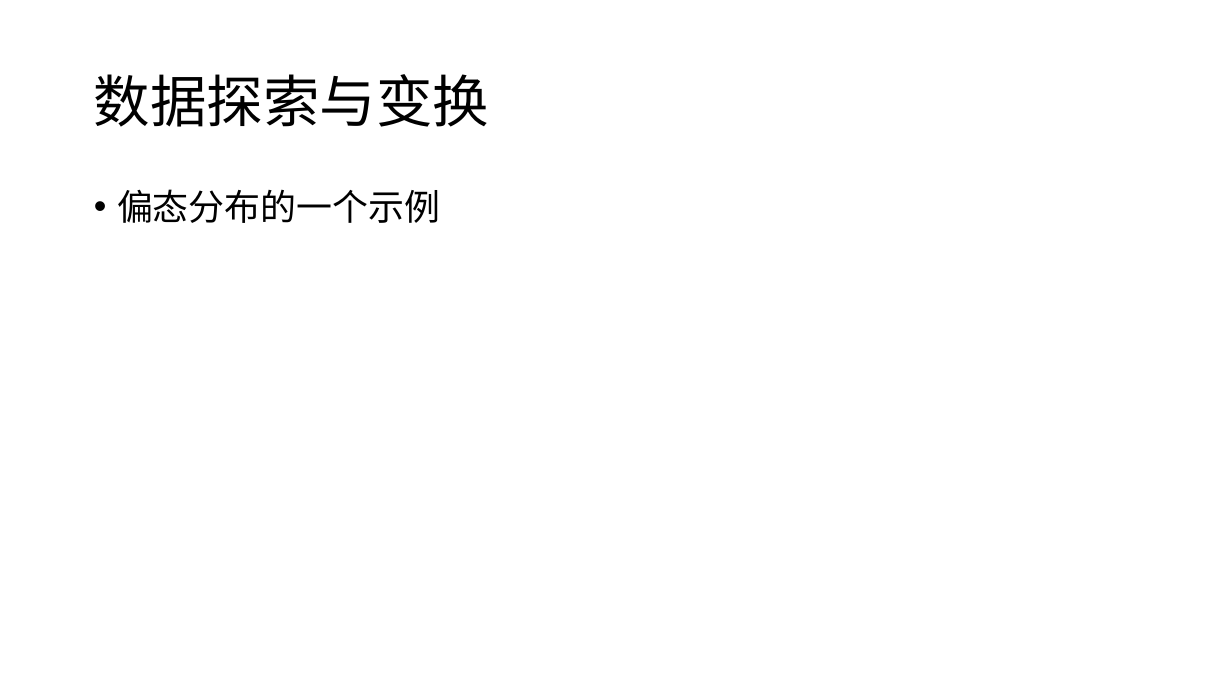
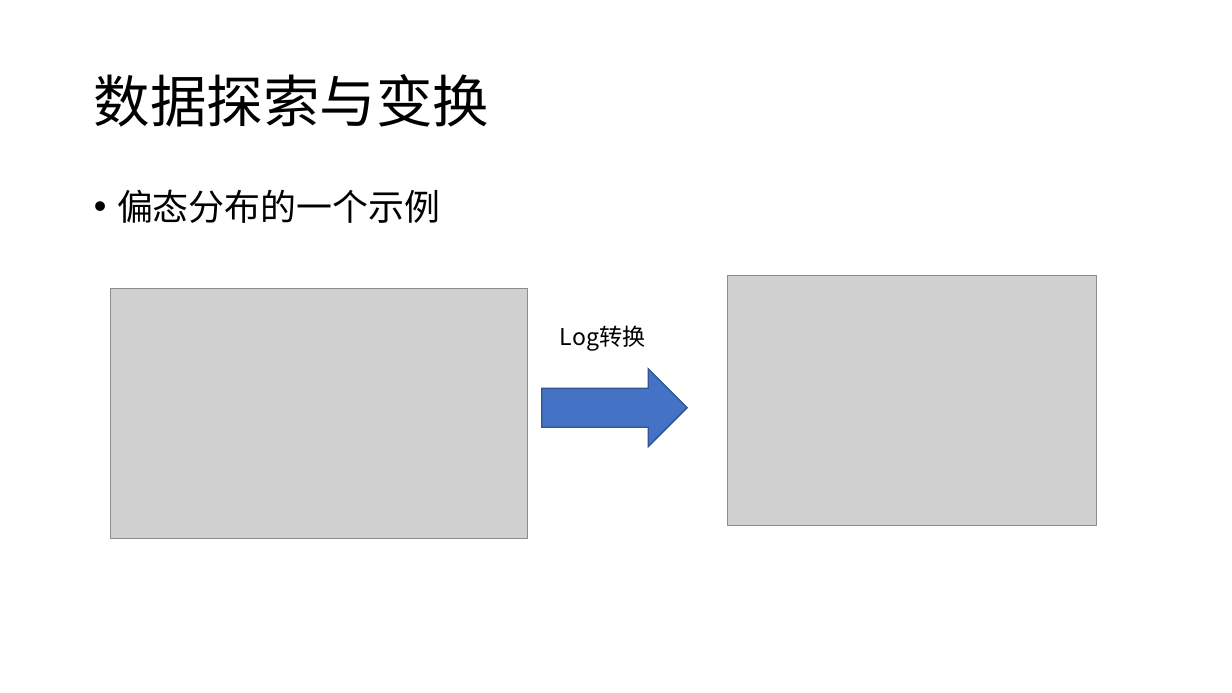
Before and after one commit to MuscleOne/Anemia-with-TCM, a slide deck: slide 9 of doc/2023_02_08_进展汇报.pptx. Drawn at 1232x693 pixels with LibreOffice and Linux fonts; fonts in the diff are those of the drawing; grey boxes stand for pictures. Boxes give left, top, right and bottom in pixels: in the first picture for what was removed or moved away, otherwise in the second. Text is boxed around its words. In the diff, an @@ line names an element or a change of style, - is before the commit and + after.

```diff
--- a/doc/2023_02_08_进展汇报.pptx
+++ b/doc/2023_02_08_进展汇报.pptx
@@ picture added at [110,288,528,538] @@
@@ picture added at [727,275,1097,525] @@
@@ text added at [560,325,645,351], 18 pt, text #000000 @@
+Log转换
@@ right arrow added at [542,369,687,446], fill #4472C4, outline #325491 1 pt @@
```
Also in this commit, not shown: 3 other slides changed, 3 slides added, 23 other files.
